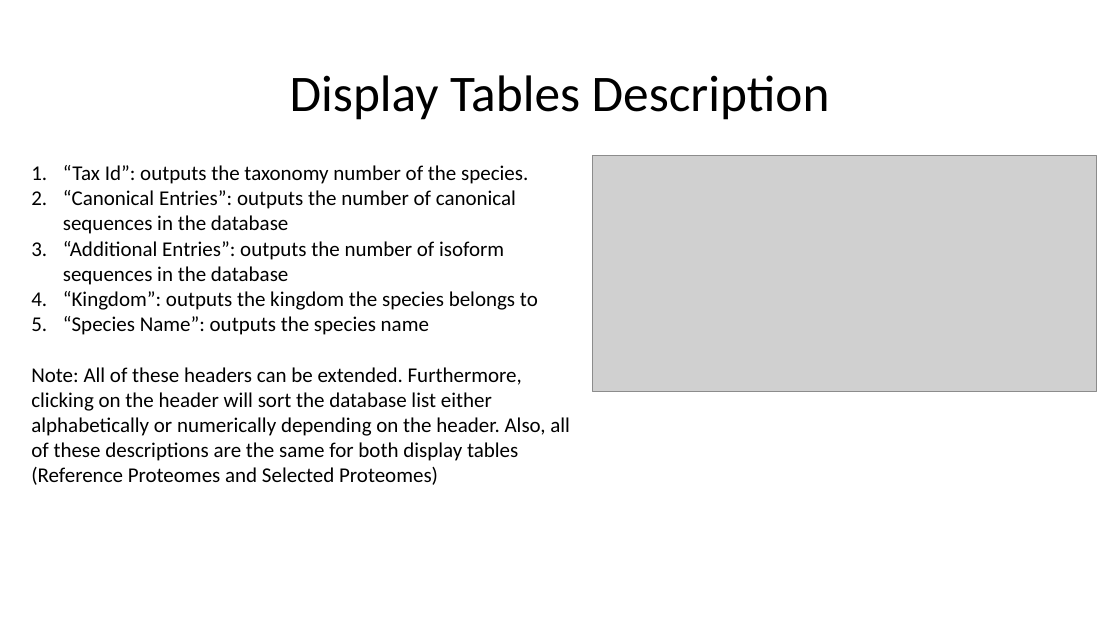
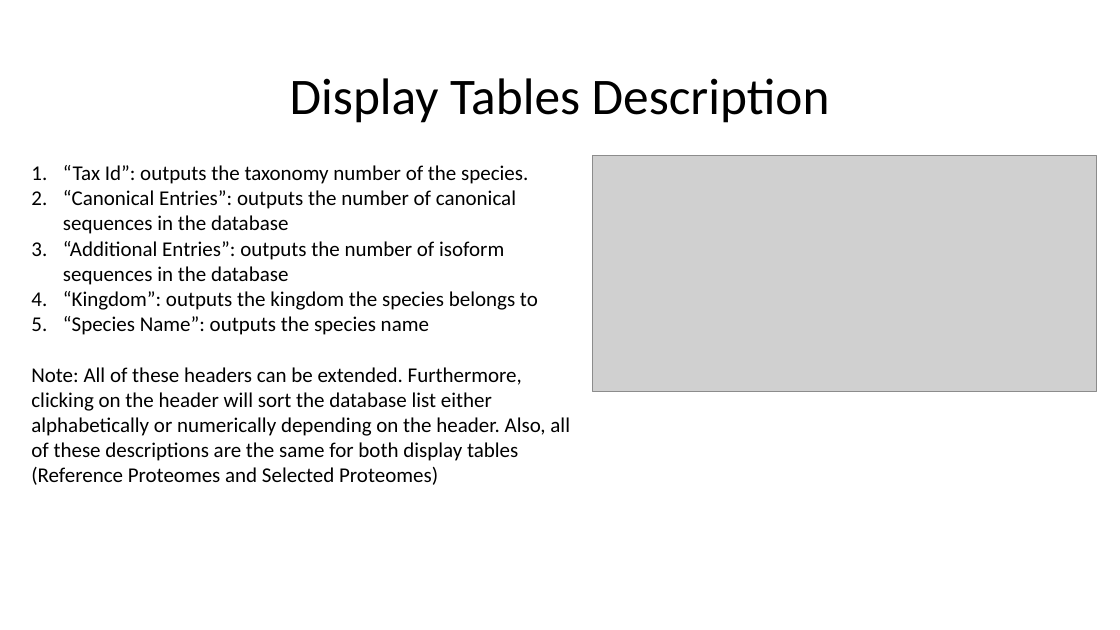
Before and after one commit to lily-liang12/Reference_Proteome_Manager, a slide deck: slide 10 of User Guide.pptx (slide 5 before the commit). Drawn at 1120x630 pixels with LibreOffice and Linux fonts; fonts in the diff are those of the drawing; grey boxes stand for pictures. Boxes give left, top, right and bottom in pixels: in the first picture for what was removed or moved away, otherwise in the second. Text is boxed around its words. In the diff, an @@ line names an element or a change of style, - is before the commit and + after.

Commit message:
Added additional database options

```diff
--- a/User Guide.pptx
+++ b/User Guide.pptx
@@ text "Display Tables Description" at [290, 78, 830, 123]: line spacing 0.9 to 1 @@
@@ text at [63, 165, 538, 335]: indent changed @@
```
Also in this commit, not shown: 7 other slides changed, 5 slides added, 2 other files.
